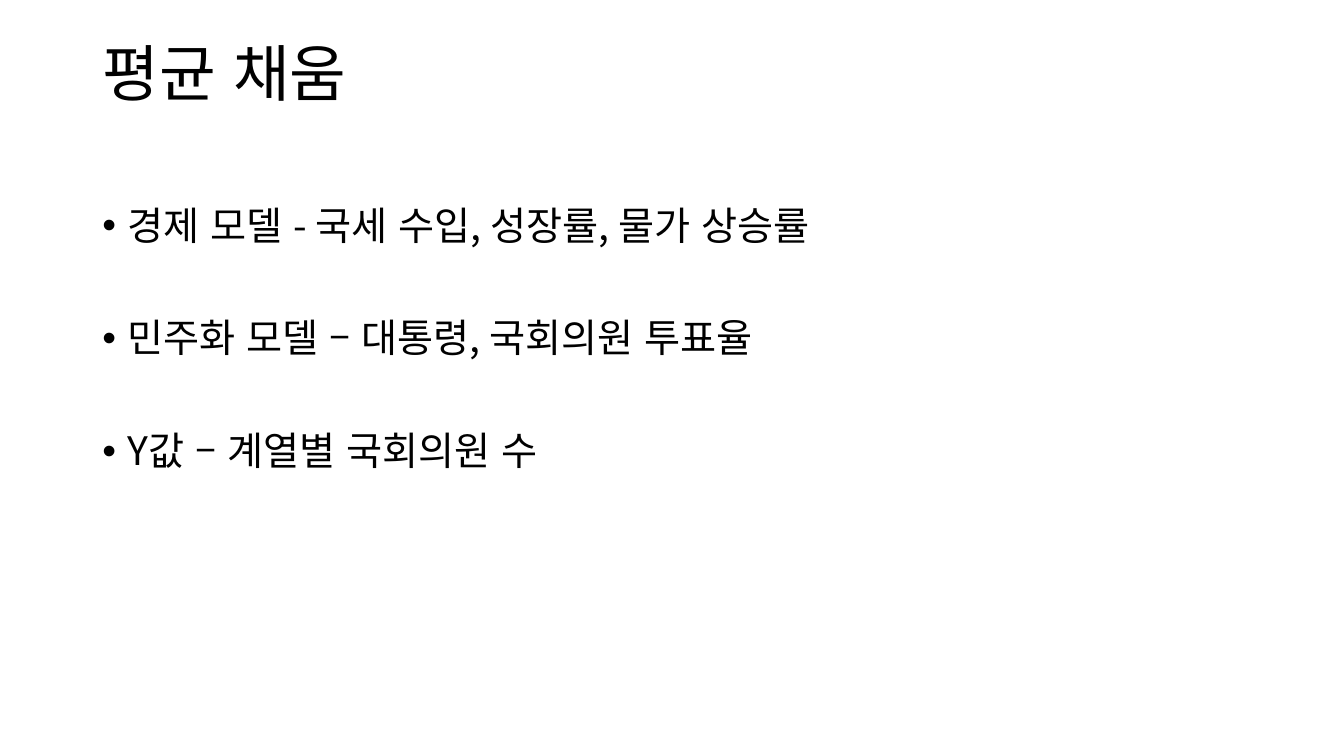
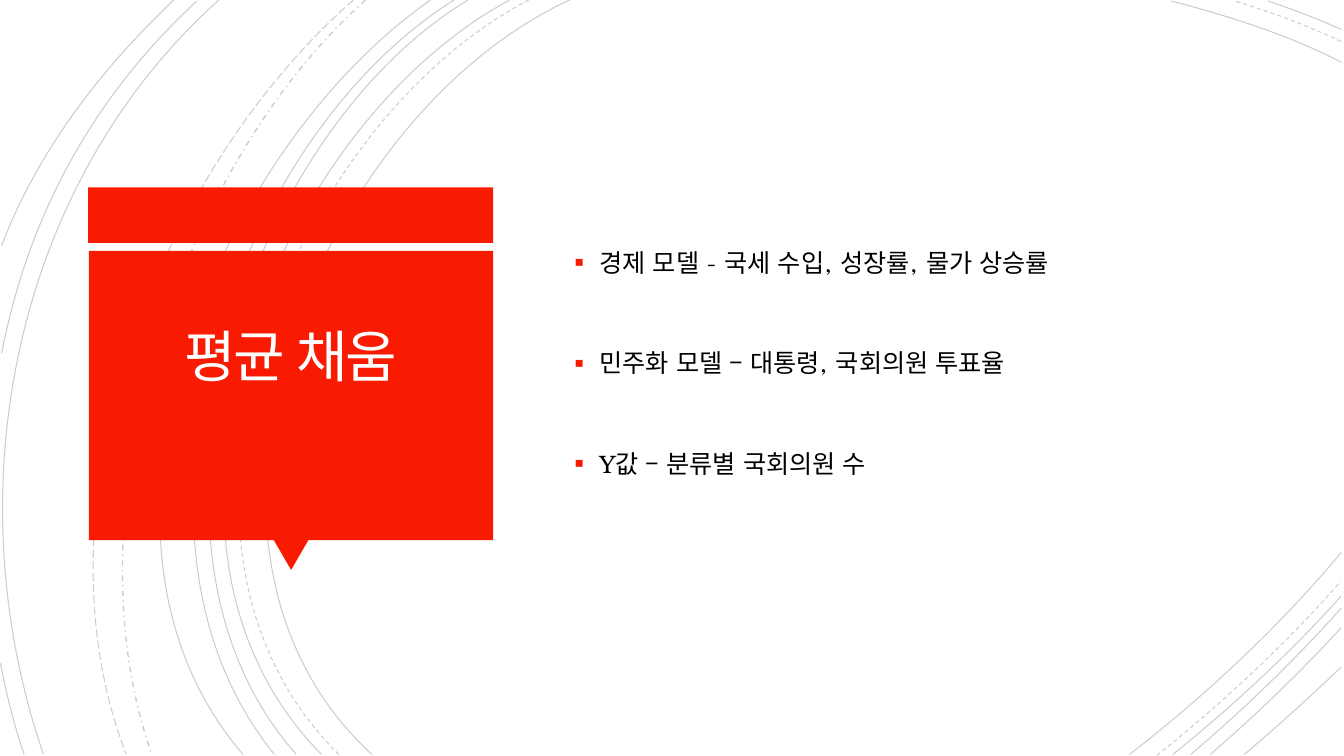
Before and after one commit to letcodesing/project, a slide deck: slide 32 of 개인1/발표용 파일/발표용.pptx (slide 19 before the commit). Drawn at 1344x756 pixels with LibreOffice and Linux fonts; fonts in the diff are those of the drawing. Boxes give left, top, right and bottom in pixels: in the first picture for what was removed or moved away, otherwise in the second. Text is boxed around its words. In the diff, an @@ line names an element or a change of style, - is before the commit and + after.

```diff
--- a/개인1/발표용 파일/발표용.pptx
+++ b/개인1/발표용 파일/발표용.pptx
@@ group added at (0, 0, 1342, 756): 21 freeform shapes @@
@@ text "경제 모델 - 국세 수입, ...": place and size @@
-text "경제 모델 - 국세 수입, ..." at (128, 207, 809, 468)
+text "경제 모델 - 국세 수입, ..." at (600, 251, 1050, 475)
@@ text "경제 모델 - 국세 수입, ..." at (600, 251, 1050, 475): vertical alignment top to middle @@
@@ rectangle added at (89, 188, 494, 243), fill #F81B02 @@
@@ rectangle added at (89, 251, 493, 540), fill #F81B02 @@
@@ title "평균 채움": place and size @@
-title "평균 채움" at (102, 45, 346, 101)
+title "평균 채움" at (184, 330, 397, 382)
@@ title "평균 채움" at (184, 330, 397, 382): size 44 to 40 pt, font Noto Sans CJK KR to Calibri, text colour #000000 to #FFFEFF, letter spacing 0 to -1.5 pt; alignment left to centre; line spacing 0.9 to 0.85 @@
@@ text at (600, 251, 1050, 375): size 28 to 18 pt, font Noto Sans CJK KR to TeX Gyre Bonum in "경제 모델 - 국세 수입, 성장률, 물가 ...", "민주화 모델 – 대통령, 국회의원 투표율"; bullet • to ▪; line spacing 0.9 to 1.2 @@
@@ text at (600, 452, 866, 475): text changed; size 28 to 18 pt; font Noto Sans CJK KR to TeX Gyre Bonum @@
-• Y값 – 계열별 국회의원 수
+▪ Y값 – 분류별 국회의원 수
@@ triangle added at (273, 540, 309, 571), fill #F81B02 @@
```
Also in this commit, not shown: 16 other slides changed, 14 slides added, 1 slide removed, 7 other files.
